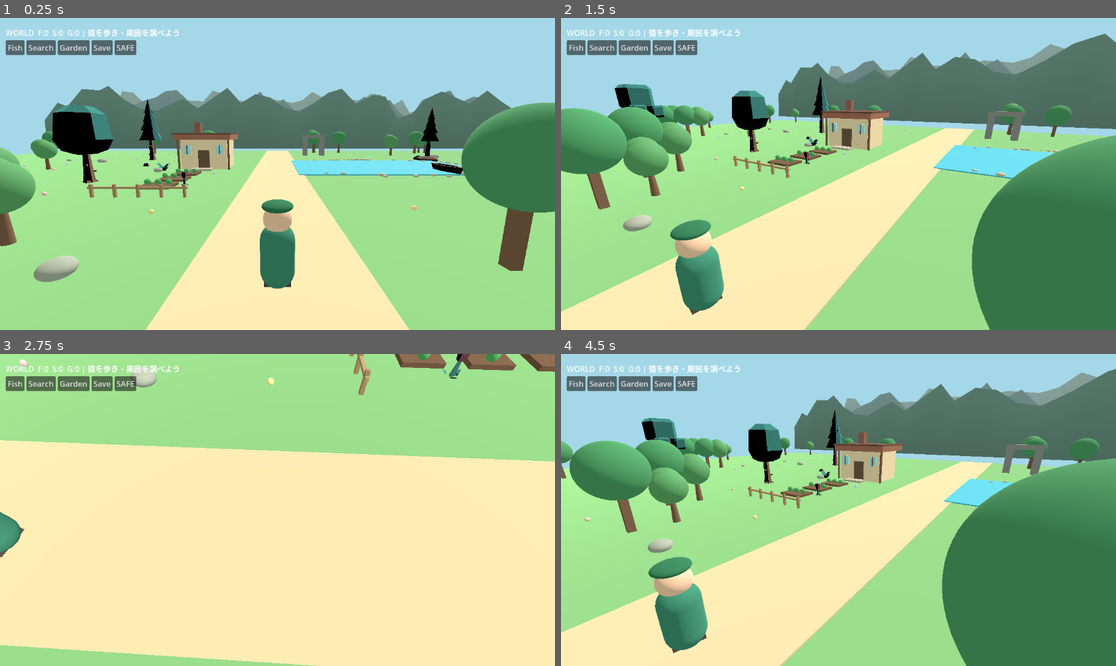
Above: before the commit, frames 1-4 (two rows, left to right).
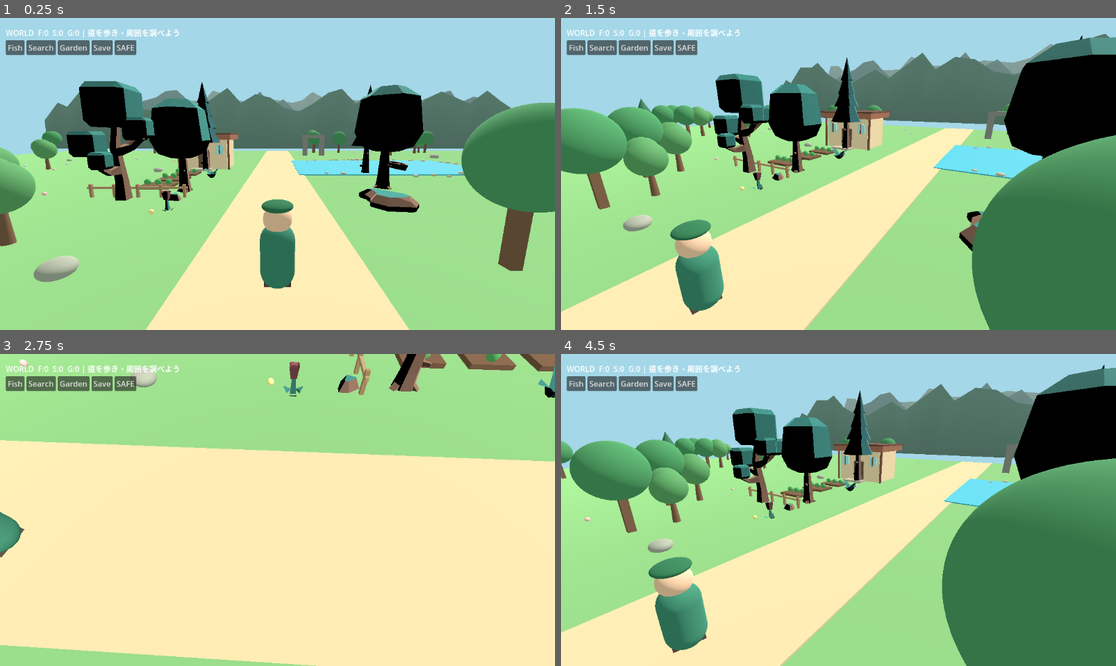
Above: after the commit, the same moments.

Repository: koji06ochi-ship-it/SUG-WORLD-3D
Game: Godot game, scene res://main.tscn
Same seed, same stepped clock (60 frames per second), same inputs: the game is played once before the commit and once after it.
Inputs (mouse positions are in pixels of both pictures, inside the frame that each line leads up to):
- Up to frame 1 (0.25 s): no input
- Up to frame 2 (1.5 s): move the mouse to (960, 158) at 0.52 s; hold D 0.53-1.25 s; click (960, 158) at 0.67 s; drag from (727, 189) to (810, 236) at 1.27 s
- Up to frame 3 (2.75 s): move the mouse to (333, 441) at 2.02 s; hold D from 2.03 s (still down)
- Up to frame 4 (4.5 s): release D at 2.75 s; drag from (810, 572) to (672, 463) at 2.77 s; move the mouse to (1005, 556) at 3.52 s; hold A 3.53-4.25 s; drag from (672, 463) to (755, 432) at 4.27 s

The runs differ from the first frame. In frame 1, 9.5% of the frame differs, in the area x 9-84%, y 20-63%; in frame 2, 11%, in the area x 9-100%, y 5-75%; in frame 3, 1.0%; in frame 4, 8.9%.

Commit message:
Place actual Kenney models inside visible mobile camera framing

Diff:
--- a/world_imported_assets.gd
+++ b/world_imported_assets.gd
@@ -27,16 +27,16 @@
     root.name = "ImportedKenneyCC0"
     scene.add_child(root)
     var positions := [
-        ["tree-oak", Vector3(15, 0.0, 13), 5.0],
-        ["tree-oak", Vector3(-23, 0.0, 11), 5.8],
-        ["tree-pinedefaulta", Vector3(19, 0.0, 30), 6.0],
-        ["tree-pinedefaulta", Vector3(-26, 0.0, 35), 5.5],
-        ["tree-detailed", Vector3(24, 0.0, 7), 5.0],
-        ["rock-largea", Vector3(-22, 0.0, 29), 3.0],
-        ["rock-smallb", Vector3(16, 0.0, 23), 2.5],
-        ["plant-bush", Vector3(12, 0.0, 19), 4.0],
-        ["flower-reda", Vector3(7, 0.0, 12), 4.0],
-        ["canoe", Vector3(-17, 0.2, 18), 4.0]
+        ["tree-oak", Vector3(6.2, 0.0, 10), 5.0],
+        ["tree-oak", Vector3(-7.5, 0.0, 11), 5.8],
+        ["tree-pinedefaulta", Vector3(7.5, 0.0, 19), 6.0],
+        ["tree-pinedefaulta", Vector3(-8.5, 0.0, 17), 5.5],
+        ["tree-detailed", Vector3(9.0, 0.0, 8), 5.0],
+        ["rock-largea", Vector3(-6.0, 0.0, 7), 3.0],
+        ["rock-smallb", Vector3(6.0, 0.0, 8), 2.5],
+        ["plant-bush", Vector3(5.8, 0.0, 15), 4.0],
+        ["flower-reda", Vector3(5.5, 0.0, 6), 4.0],
+        ["canoe", Vector3(-13, 0.2, 20), 4.0]
     ]
     var count := 0
     for item in positions:
